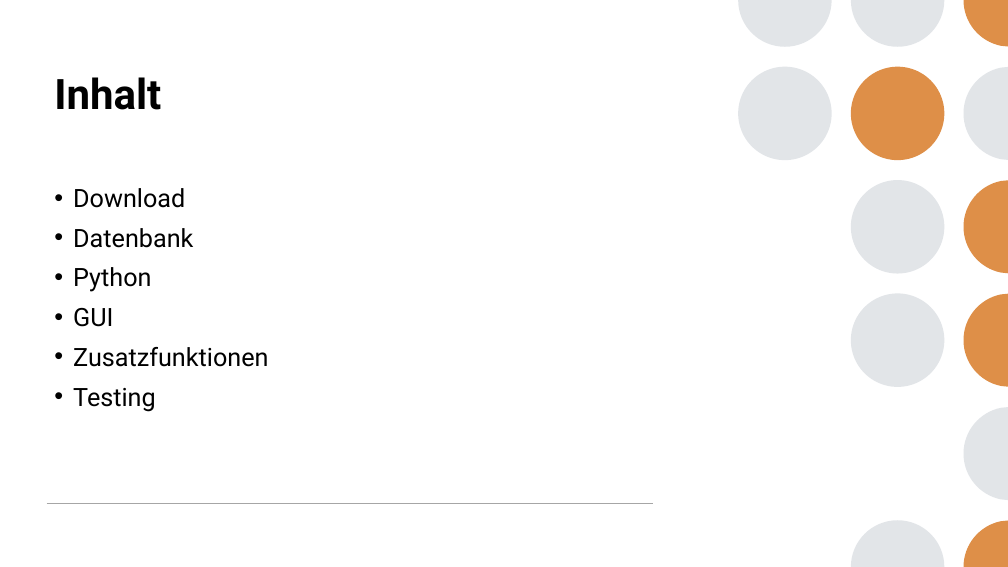
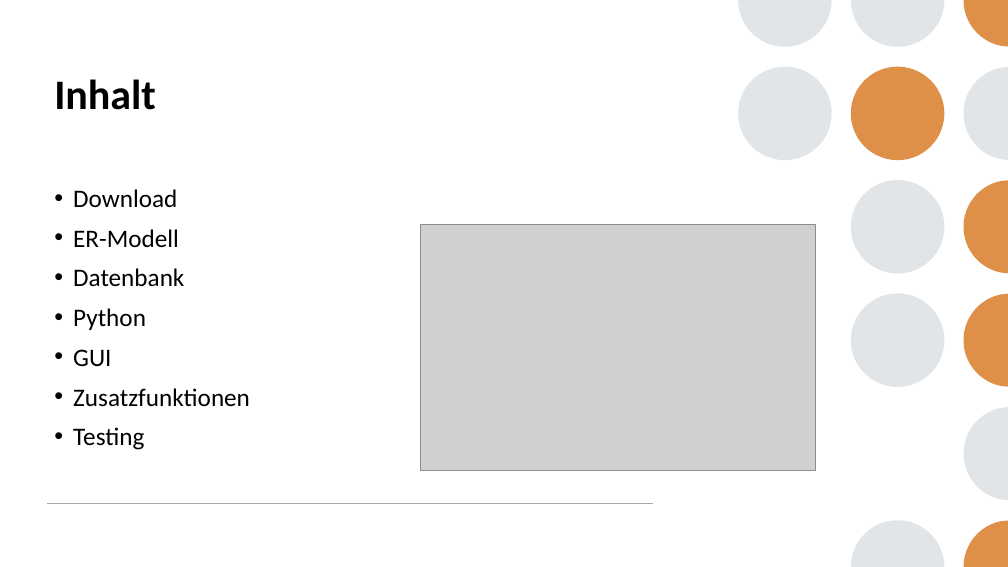
Before and after one commit to AllieW99/Feinstaubstation, a slide deck: slide 2 of Documentation/Abschlusspräsentation.pptx. Drawn at 1008x567 pixels with LibreOffice and Linux fonts; fonts in the diff are those of the drawing; grey boxes stand for pictures. Boxes give left, top, right and bottom in pixels: in the first picture for what was removed or moved away, otherwise in the second. Text is boxed around its words. In the diff, an @@ line names an element or a change of style, - is before the commit and + after.

```diff
--- a/Documentation/Abschlusspräsentation.pptx
+++ b/Documentation/Abschlusspräsentation.pptx
@@ title "Inhalt" at [54, 79, 156, 110]: font Roboto to Calibri @@
@@ text at [73, 189, 250, 450]: font Roboto to Calibri in "Download", "Datenbank", "Python", "GUI" and 2 more places @@
@@ text at [73, 229, 179, 247]: paragraph added @@
+• ER-Modell
@@ picture added at [420, 225, 816, 470] @@
```
Also in this commit, not shown: 12 other slides changed, 1 slide added, 1 slide removed.
